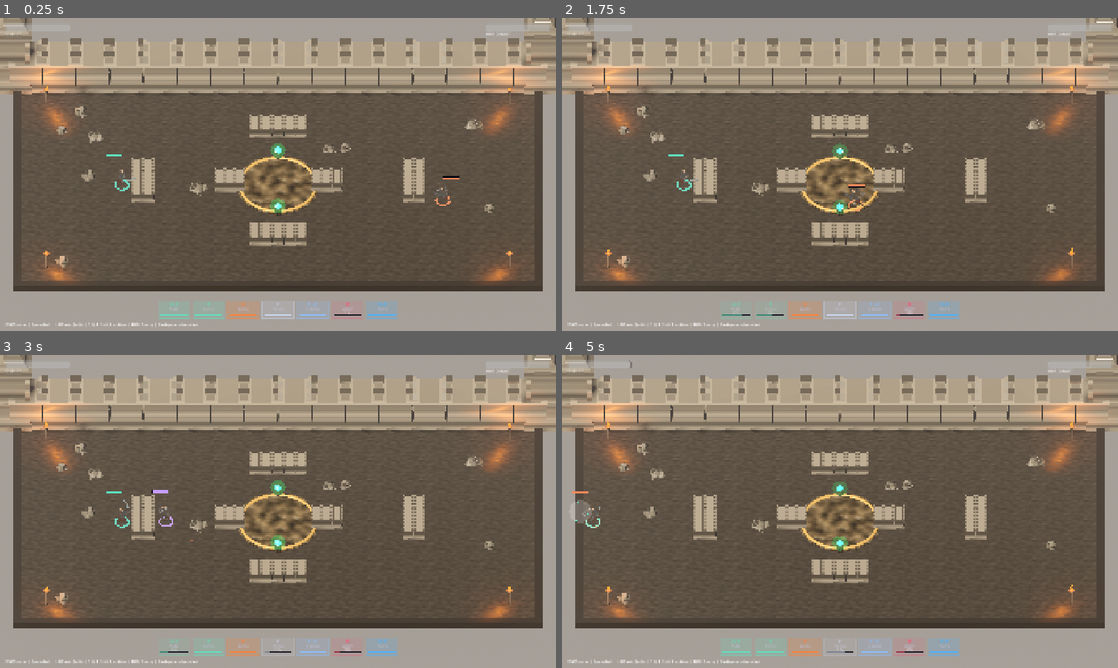
Above: before the commit, frames 1-4 (two rows, left to right).
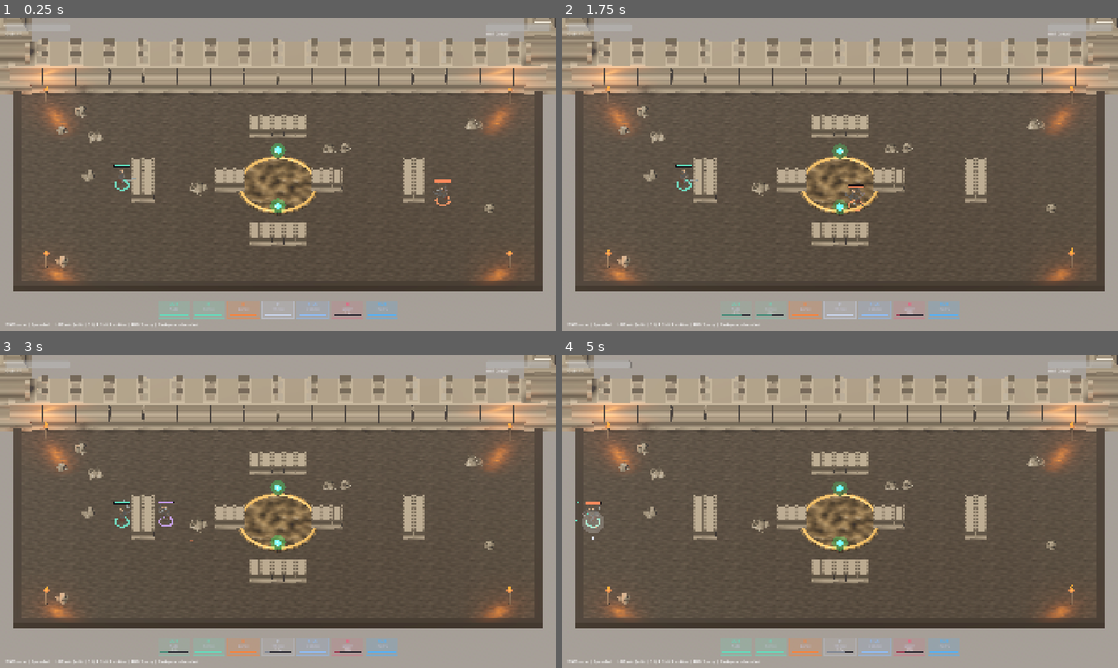
Above: after the commit, the same moments.

Repository: johnWard12/arena-game-godot
Game: Godot game, scene res://scenes/Main.tscn
The game is run twice, just before and just after one commit, with the same random seed, the same clock (stepped at 60 frames per second) and the same inputs. This scene is started directly instead of the project's main scene.
Inputs (mouse positions are in pixels of both pictures, inside the frame that each line leads up to):
- Up to frame 1 (0.25 s): no input
- Up to frame 2 (1.75 s): tap Enter at 0.5 s; move the mouse to (962, 158) at 0.52 s; hold D 0.53-1.25 s; tap E at 0.6 s; click (962, 158) at 0.67 s; tap Space at 0.77 s; drag from (728, 190) to (812, 237) at 1.27 s
- Up to frame 3 (3 s): move the mouse to (333, 442) at 2.02 s; hold D 2.03-2.75 s; tap F at 2.1 s; drag from (250, 574) to (111, 464) at 2.77 s
- Up to frame 4 (5 s): move the mouse to (1006, 558) at 3.52 s; hold A 3.53-4.25 s; tap R at 3.6 s; tap Space at 3.77 s; drag from (673, 464) to (756, 433) at 4.27 s

The runs differ from the first frame. In frame 1, 0.1% of the frame differs, in the area x 19-83%, y 43-53%; in frame 2, less than 0.1%; in frame 3, less than 0.1%; in frame 4, 0.4%, in the area x 1-8%, y 43-60%.

Commit message:
Fix HUD vertical misalignment; give Ranger its own 3D model
Two separate visual bugs:

1. The overhead HUD (combo swords, status rings, HP bar, everything
   from _draw_hud) drew at the entity's raw simulation-space position,
   with no correction for the fact that the 3D camera views the arena at
   a ~45-degree tilt rather than top-down. Since there's no Camera2D, the
   2D layer maps Node2D position to screen pixels 1:1 — which matches
   where the 3D character appears only under a top-down camera, not an
   angled one. This is exactly the alignment risk flagged (but unverified)
   in the earlier HUD-visibility fix.

   Fixed with a proper projection: Entity.get_hud_screen_correction()
   projects the entity's actual on-screen position through the 3D
   camera (Camera3D.unproject_position) and returns the delta from the
   naive 1:1 mapping. Each class's use_3d_view draw branch now wraps its
   HUD drawing in draw_set_transform(correction) — entity.global_position
   itself is never touched, since gameplay math (ranges, distances,
   movement) depends on it staying pure simulation space.

2. EntityView3D picked a model via `"bruiser" if e is BruiserEntity else
   ("mage" if e is RangedEntity else "duelist")` — RangerEntity matched
   neither, so it silently fell through to the Duelist's Warrior model.
   Added a real "ranger" MODEL_CONFIG entry using the Ranger.gltf model
   that was already sitting in the asset pack (measured its AABB the
   same way the other three were probed: height 2.980963, ground_offset
   0.000437) with its own Bow_Draw/Bow_Shoot animations, and added the
   missing `is RangerEntity` branch to actually select it.

Verified via headless runs of Main.tscn, CharSelect.tscn, and the
balance simulator — clean, and sim win rates are unchanged (expected,
since this is a render-only fix that Simulate.gd's camera-less path
doesn't exercise).

Co-Authored-By: Claude Sonnet 4.6 <noreply@anthropic.com>

Diff:
--- a/godot_project/scripts/BruiserEntity.gd
+++ b/godot_project/scripts/BruiserEntity.gd
@@ -207,7 +207,9 @@
 	if use_3d_view:
 		if not alive:
 			return
+		draw_set_transform(_get_hud_screen_correction())
 		_draw_hud(now, get_status_accent(base_color))
+		draw_set_transform(Vector2.ZERO)
 		return
 
 	for p in trail:
--- a/godot_project/scripts/BruiserPlayerController.gd
+++ b/godot_project/scripts/BruiserPlayerController.gd
@@ -1,7 +1,5 @@
 extends "res://scripts/BruiserEntity.gd"
 class_name BruiserPlayerController
-
-const CoordUtil = preload("res://scripts/CoordUtil.gd")
 
 var dash_key_was_down := false
 
--- a/godot_project/scripts/Entity.gd
+++ b/godot_project/scripts/Entity.gd
@@ -2,6 +2,7 @@
 class_name Entity
 
 const FX = preload("res://scripts/FX.gd")
+const CoordUtil = preload("res://scripts/CoordUtil.gd")
 
 # ---- Tunables ----
 const MAX_SPEED = 435.0
@@ -559,6 +560,22 @@
 	var t = (1.0 - knockup_time_left / KNOCKUP_DUR) * PI
 	return -sin(t) * 130.0
 
+# In use_3d_view mode, this Node2D's global_position is still raw
+# simulation coordinates (gameplay math depends on that — distances,
+# ranges, movement — so it must never change). But there's no Camera2D,
+# so without correction the 2D HUD draws at that raw position 1:1 in
+# screen pixels, while the 3D camera — tilted ~45 degrees, not top-down —
+# renders the character at a different screen position entirely. This
+# projects where the character's feet actually land on screen and returns
+# the delta, so _draw() can shift just the HUD drawing to match without
+# touching global_position itself.
+func _get_hud_screen_correction() -> Vector2:
+	var cam = get_tree().get_first_node_in_group("game_camera")
+	if cam == null:
+		return Vector2.ZERO
+	var screen_pos = cam.unproject_position(CoordUtil.to_world(global_position, 0.0))
+	return screen_pos - global_position
+
 # ---- Sword swing ----
 func start_swing(arc_span_deg: float, duration: float):
 	swing_total = duration
@@ -1030,7 +1047,9 @@
 	if use_3d_view:
 		if not alive:
 			return
+		draw_set_transform(_get_hud_screen_correction())
 		_draw_hud(now, get_status_accent(base_color))
+		draw_set_transform(Vector2.ZERO)
 		return
 
 	# trail
--- a/godot_project/scripts/EntityView3D.gd
+++ b/godot_project/scripts/EntityView3D.gd
@@ -13,6 +13,7 @@
 # read-only observer like the rest of the view layer.
 
 const CoordUtil = preload("res://scripts/CoordUtil.gd")
+const RangerEntity = preload("res://scripts/RangerEntity.gd")
 
 const KIT_PATH := "res://assets/RPG Characters - Nov 2020/glTF/"
 
@@ -47,6 +48,14 @@
 		"attack_anim": "Attack",
 		"cast_anim": "Idle_Attacking",
 	},
+	"ranger": {
+		"scene_path": KIT_PATH + "Ranger.gltf",
+		"measured_height": 2.980963,
+		"ground_offset": 0.000437,
+		"target_height": 1.62 * SIZE_BUMP,
+		"attack_anim": "Bow_Shoot",
+		"cast_anim": "Idle_Attacking",
+	},
 }
 
 var entity: Entity = null
@@ -88,7 +97,7 @@
 
 func setup(e: Entity):
 	entity = e
-	var key = "bruiser" if e is BruiserEntity else ("mage" if e is RangedEntity else "duelist")
+	var key = "bruiser" if e is BruiserEntity else ("mage" if e is RangedEntity else ("ranger" if e is RangerEntity else "duelist"))
 	_cfg = MODEL_CONFIG[key]
 
 	var scene: PackedScene = load(_cfg["scene_path"])
--- a/godot_project/scripts/PlayerController.gd
+++ b/godot_project/scripts/PlayerController.gd
@@ -1,7 +1,5 @@
 extends "res://scripts/Entity.gd"
 class_name PlayerController
-
-const CoordUtil = preload("res://scripts/CoordUtil.gd")
 
 var dash_key_was_down := false
 
--- a/godot_project/scripts/RangedEntity.gd
+++ b/godot_project/scripts/RangedEntity.gd
@@ -210,7 +210,9 @@
 	if use_3d_view:
 		if not alive:
 			return
+		draw_set_transform(_get_hud_screen_correction())
 		_draw_hud(now, get_status_accent(base_color))
+		draw_set_transform(Vector2.ZERO)
 		return
 
 	for p in trail:
--- a/godot_project/scripts/RangedPlayerController.gd
+++ b/godot_project/scripts/RangedPlayerController.gd
@@ -1,7 +1,5 @@
 extends "res://scripts/RangedEntity.gd"
 class_name RangedPlayerController
-
-const CoordUtil = preload("res://scripts/CoordUtil.gd")
 
 var dash_key_was_down := false
 
--- a/godot_project/scripts/RangerEntity.gd
+++ b/godot_project/scripts/RangerEntity.gd
@@ -180,9 +180,11 @@
 		if not alive:
 			return
 		var accent = get_status_accent(base_color)
+		draw_set_transform(_get_hud_screen_correction())
 		_draw_rain_zone()
 		_draw_camo_ring(now)
 		_draw_hud(now, accent)
+		draw_set_transform(Vector2.ZERO)
 		return
 
 	for p in trail:
--- a/godot_project/scripts/RangerPlayerController.gd
+++ b/godot_project/scripts/RangerPlayerController.gd
@@ -1,7 +1,5 @@
 extends "res://scripts/RangerEntity.gd"
 class_name RangerPlayerController
-
-const CoordUtil = preload("res://scripts/CoordUtil.gd")
 
 var dash_key_was_down := false
 
